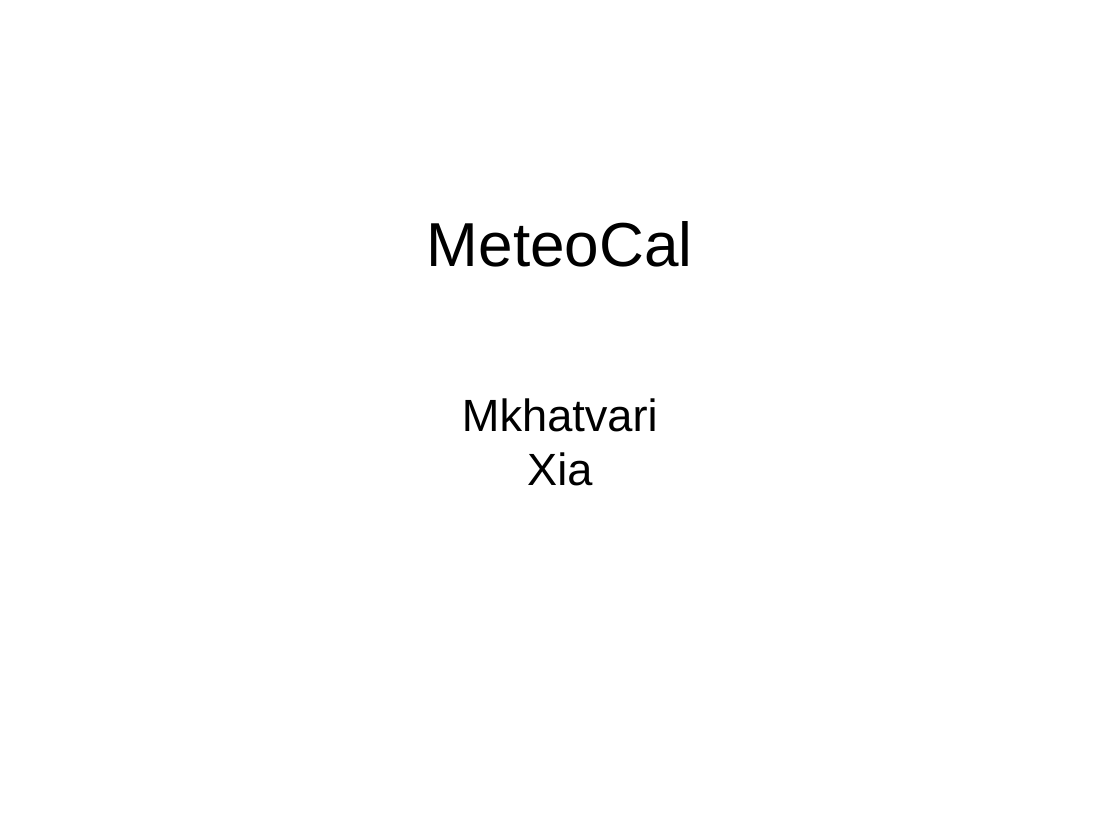
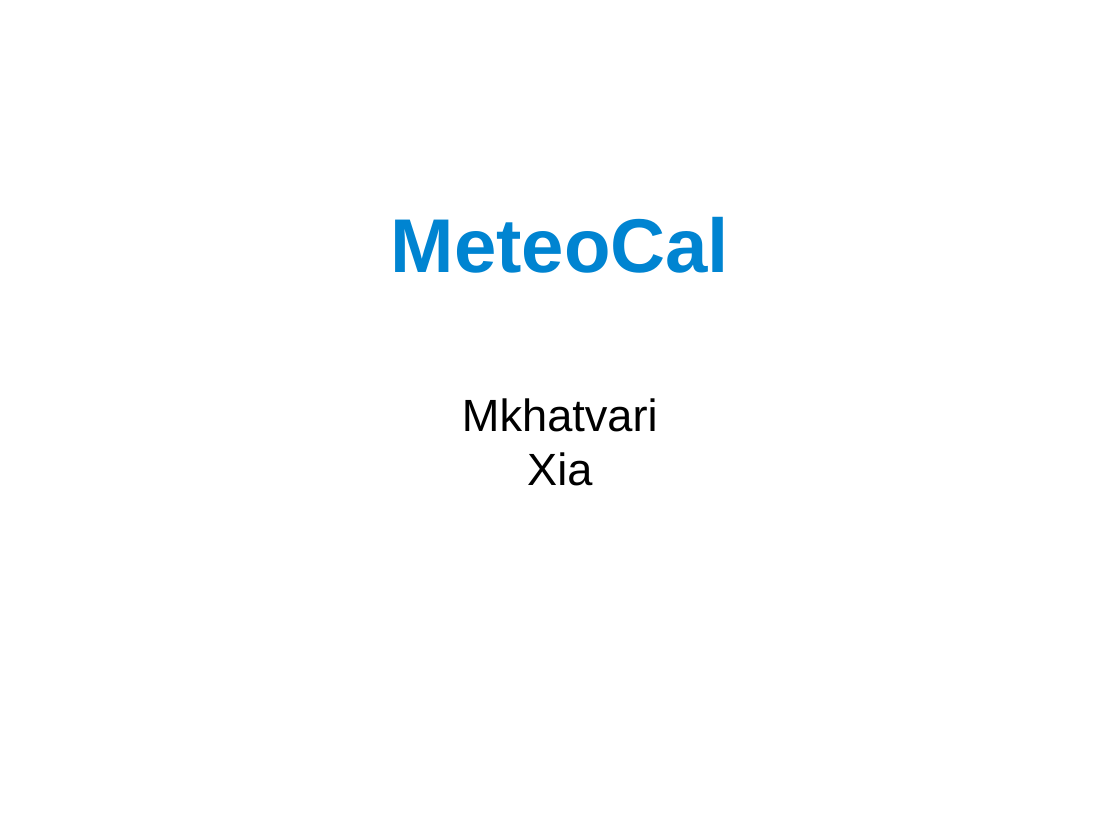
Before and after one commit to nico-mkhatvari/SE2, a slide deck: slide 1 of Presentation.odp. Drawn at 1120x840 pixels with LibreOffice and Linux fonts; fonts in the diff are those of the drawing. Boxes give left, top, right and bottom in pixels: in the first picture for what was removed or moved away, otherwise in the second. Text is boxed around its words. In the diff, an @@ line names an element or a change of style, - is before the commit and + after.

```diff
--- a/Presentation.odp
+++ b/Presentation.odp
@@ title "MeteoCal" at [391,216,730,273]: size 44 to 54 pt, text colour #000000 to #0084D1, bold on @@
```
Also in this commit, not shown: 12 other slides changed, 6 slides added.
